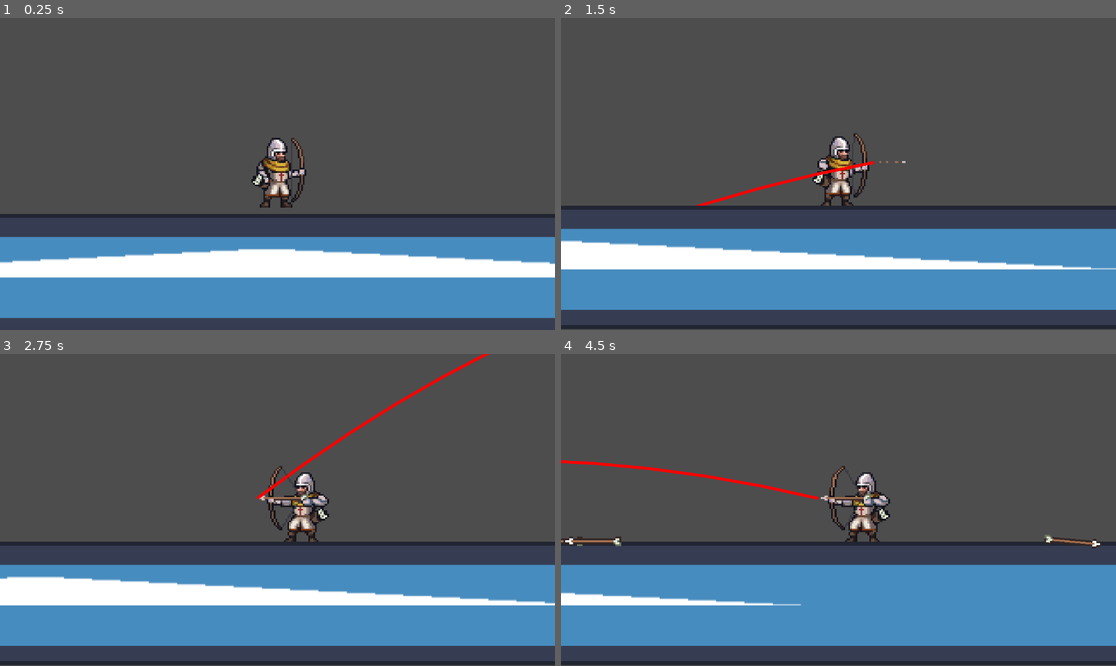
Above: before the commit, frames 1-4 (two rows, left to right).
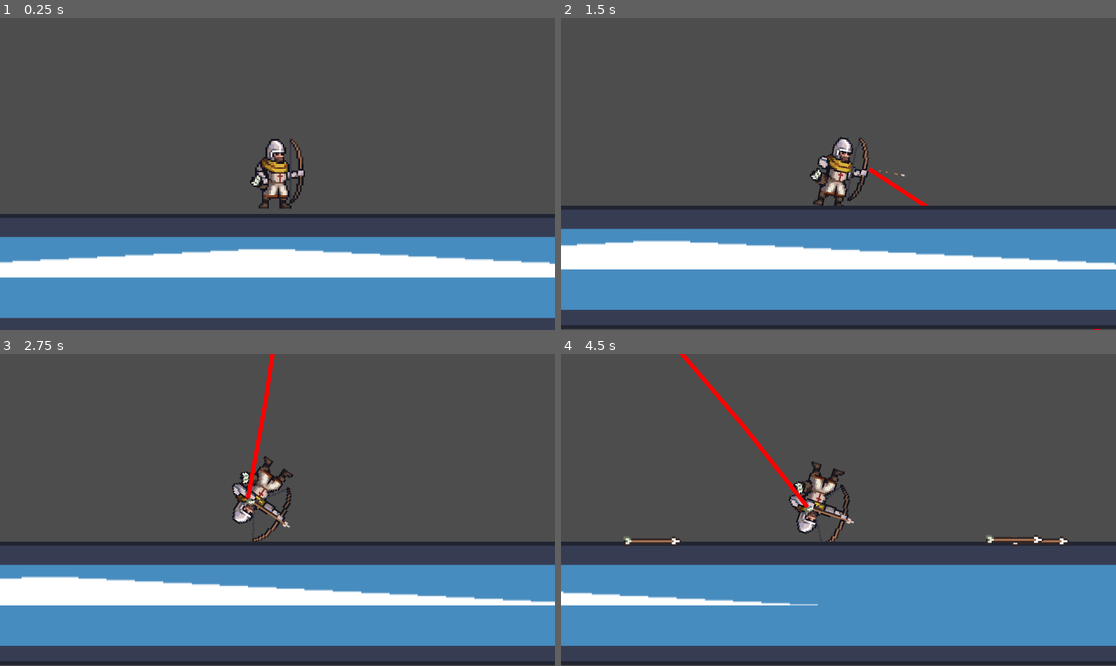
Above: after the commit, the same moments.

Repository: migsob32-kings/migsrealgame11
Game: Godot game, scene res://game.tscn
Same seed, same stepped clock (60 frames per second), same inputs: the game is played once before the commit and once after it. The engine's default icon, where the game draws it, is replaced by a stand-in: a white triangle on a blue panel in a dark square.
Inputs (mouse positions are in pixels of both pictures, inside the frame that each line leads up to):
- Up to frame 1 (0.25 s): no input
- Up to frame 2 (1.5 s): tap Enter (ui_accept) at 0.5 s; move the mouse to (960, 158) at 0.52 s; press the mouse at (960, 158) at 0.53 s; hold D (right) from 0.53 s (still down); tap W (jump) at 0.77, 0.8, 1.07, 1.35 s; move the mouse to (727, 189) at 1.27 s; release the mouse at (727, 189) at 1.28 s
- Up to frame 3 (2.75 s): tap W (jump) at 1.52, 1.82, 2.3 s; click (166, 525) at 1.55 s; move the mouse to (333, 441) at 2.02 s; release D (right) at 2.03 s; press the mouse at (333, 441) at 2.03 s; hold A (left) from 2.03 s (still down)
- Up to frame 4 (4.5 s): move the mouse to (810, 572) at 2.77 s; release A (left) at 2.78 s; release the mouse at (810, 572) at 2.78 s; hold D (right) 2.78-4.28 s; click (810, 572) at 2.85 s; tap W (jump) at 3.02, 3.32, 3.6, 3.77, 4.07 s; move the mouse to (1005, 556) at 3.52 s; click (1005, 556) at 3.67 s; move the mouse to (672, 463) at 4.27 s; hold A (left) from 4.28 s (still down); click (672, 463) at 4.35 s

The runs differ from the first frame. In frame 1, 1.0% of the frame differs, in the area x 45-56%, y 38-62%; in frame 2, 3.7%; in frame 3, 3.6%; in frame 4, 4.2%, in the area x 0-98%, y 0-81%.

Commit message:
v3
archery

Diff:
--- a/migsrealgame11/Scripts/arrow.gd
+++ b/migsrealgame11/Scripts/arrow.gd
@@ -2,7 +2,7 @@
 
 func _ready():
 	gravity_scale = 1.0
-	scale = Vector2(2.0, 2.0)
+	scale = Vector2(1.0, 1.0)
 	contact_monitor = true
 	max_contacts_reported = 1
 
--- a/migsrealgame11/Scripts/player.gd
+++ b/migsrealgame11/Scripts/player.gd
@@ -1,45 +1,87 @@
 extends CharacterBody2D
 
-# Movement constants
+# =========================
+# MOVEMENT
+# =========================
 const SPEED = 300.0
 const JUMP_VELOCITY = -400.0
 
-# Shooting constants
+var gravity = ProjectSettings.get_setting("physics/2d/default_gravity")
+
+# =========================
+# SHOOTING
+# =========================
 const SHOOT_POWER = 1200
-const TRAJECTORY_POINTS = 30
-const BOW_OFFSET_X = 38
-const BOW_OFFSET_Y = -47
-
-var gravity = ProjectSettings.get_setting("physics/2d/default_gravity")
-
-# Timers
+const TRAJECTORY_POINTS = 15
+const TRAJECTORY_WIDTH = 2.5
+
+# AIM LIMITS
+const MAX_AIM_UP = -35
+const MAX_AIM_DOWN = 35
+
+@export var arrow_scene: PackedScene
+
+# =========================
+# TIMERS
+# =========================
 const COYOTE_TIME = 0.1
 var coyote_timer = 0.0
+
 const JUMP_BUFFER_TIME = 0.1
 var jump_buffer_timer = 0.0
 
-# Animation
+# =========================
+# ANIMATION
+# =========================
 var was_on_floor_last_frame = false
 var landing_tween: Tween
 var is_jumping = false
 
-# Shooting
+# =========================
+# SHOOTING STATE
+# =========================
 var is_aiming = false
+var is_firing = false
+
 var trajectory_line: Line2D
-var is_firing = false
-
-@export var arrow_scene: PackedScene
-
+var trajectory_container: Node2D
+
+# =========================
+# READY
+# =========================
 func _ready():
-	trajectory_line = Line2D.new()
-	trajectory_line.width = 3
-	trajectory_line.default_color = Color.RED
-	add_child(trajectory_line)
-	trajectory_line.hide()
-
+
+	var sprite = get_sprite_node()
+
+	if sprite:
+
+		# Create/find trajectory container
+		if sprite.has_node("TrajectoryContainer"):
+			trajectory_container = sprite.get_node("TrajectoryContainer")
+		else:
+			trajectory_container = Node2D.new()
+			trajectory_container.name = "TrajectoryContainer"
+			sprite.add_child(trajectory_container)
+
+		update_trajectory_container_position()
+
+		# Create trajectory line
+		trajectory_line = Line2D.new()
+		trajectory_line.width = TRAJECTORY_WIDTH
+		trajectory_line.default_color = Color.RED
+
+		trajectory_container.add_child(trajectory_line)
+
+		trajectory_line.hide()
+
+# =========================
+# PHYSICS
+# =========================
 func _physics_process(delta):
+
 	var just_landed = is_on_floor() and not was_on_floor_last_frame and velocity.y > 0
 
+	# Gravity
 	if not is_on_floor():
 		velocity.y += gravity * delta
 		coyote_timer -= delta
@@ -53,6 +95,7 @@
 
 	was_on_floor_last_frame = is_on_floor()
 
+	# Jump buffer
 	if Input.is_action_just_pressed("ui_accept"):
 		jump_buffer_timer = JUMP_BUFFER_TIME
 
@@ -60,20 +103,32 @@
 		jump_buffer_timer -= delta
 
 	if jump_buffer_timer > 0 and (is_on_floor() or coyote_timer > 0):
+
 		velocity.y = JUMP_VELOCITY
+
 		jump_buffer_timer = 0.0
 		coyote_timer = 0.0
+
 		is_jumping = true
+
 		play_animation("jump")
 
+	# Movement
 	var direction = Input.get_axis("left", "right")
+
 	if direction != 0:
+
 		velocity.x = direction * SPEED
+
 		flip_sprite(direction)
+
 		if not is_aiming and not is_firing and not is_jumping:
 			play_animation("walk")
+
 	else:
+
 		velocity.x = move_toward(velocity.x, 0, SPEED * delta * 8)
+
 		if not is_aiming and not is_firing and not is_jumping:
 			play_animation("idle")
 
@@ -81,113 +136,264 @@
 
 	move_and_slide()
 
+# =========================
+# SHOOTING
+# =========================
 func handle_shooting(delta):
+
 	if Input.is_action_just_pressed("shoot"):
+
 		is_aiming = true
 		is_firing = true
+
 		update_trajectory()
+
 		trajectory_line.show()
+
 		play_animation("beginfire")
 
 	if Input.is_action_pressed("shoot") and is_aiming:
+
 		var sprite = get_sprite_node()
+
 		if sprite and sprite.animation != "holdfire":
 			play_animation("holdfire")
+
+		look_at_mouse()
+
 		update_trajectory()
 
+		velocity.x *= 0.5
+
 	if Input.is_action_just_released("shoot") and is_aiming:
+
 		play_animation("endfire")
+
 		await get_tree().create_timer(0.3).timeout
+
 		shoot_arrow()
+
 		is_aiming = false
 		is_firing = false
+
 		trajectory_line.hide()
+
+		var sprite = get_sprite_node()
+
+		if sprite:
+			sprite.rotation = 0
+
+		if trajectory_container:
+			trajectory_container.rotation = 0
+
 		var direction = Input.get_axis("left", "right")
+
 		if direction != 0:
 			play_animation("walk")
 		else:
 			play_animation("idle")
 
-func get_bow_position() -> Vector2:
-	var offset_x = BOW_OFFSET_X
-	var sprite = get_sprite_node()
-	if sprite and sprite.flip_h:
-		offset_x = -BOW_OFFSET_X + 18  # Changed from -10 to +5
-	return global_position + Vector2(offset_x, BOW_OFFSET_Y)
-
+# =========================
+# AIMING
+# =========================
+func look_at_mouse():
+
+	var bow_pos = get_bow_position()
+	var mouse_pos = get_global_mouse_position()
+
+	var direction = mouse_pos - bow_pos
+
+	var sprite = get_sprite_node()
+
+	if not sprite:
+		return
+
+	# LOCALIZED AIM ANGLE
+	# This prevents weird flipping/twitching
+	var angle = atan2(direction.y, abs(direction.x))
+
+	# HARD LIMITS
+	var max_up = deg_to_rad(MAX_AIM_UP)
+	var max_down = deg_to_rad(MAX_AIM_DOWN)
+
+	# Clamp aim
+	angle = clamp(angle, max_up, max_down)
+
+	# Apply facing direction
+	if sprite.flip_h:
+		sprite.rotation = PI - angle
+	else:
+		sprite.rotation = angle
+
+	# Rotate trajectory too
+	if trajectory_container:
+		trajectory_container.rotation = sprite.rotation
+
+# =========================
+# TRAJECTORY
+# =========================
 func update_trajectory():
-	var mouse_pos = get_global_mouse_position()
-	var bow_pos = get_bow_position()
-
-	var direction = (mouse_pos - bow_pos).normalized()
+
+	var sprite = get_sprite_node()
+
+	if not sprite:
+		return
+
+	var direction = Vector2.RIGHT.rotated(sprite.rotation)
+
+	direction = direction.normalized()
+
 	var velocity_vector = direction * SHOOT_POWER
 
 	var points = []
+
 	var time_step = 0.05
 
 	for i in range(TRAJECTORY_POINTS):
+
 		var time = i * time_step
-		var x = bow_pos.x + velocity_vector.x * time
-		var y = bow_pos.y + velocity_vector.y * time + 0.5 * gravity * time * time
-		var local_point = to_local(Vector2(x, y))
-		points.append(local_point)
+
+		var x = velocity_vector.x * time
+		var y = velocity_vector.y * time + 0.5 * gravity * time * time
+
+		points.append(Vector2(x, y))
 
 	trajectory_line.points = points
 
+# =========================
+# SHOOT ARROW
+# =========================
 func shoot_arrow():
+
 	if arrow_scene == null:
 		print("ERROR: Arrow scene not set!")
 		return
 
 	var arrow = arrow_scene.instantiate()
+
 	get_parent().add_child(arrow)
 
 	var bow_pos = get_bow_position()
+
 	arrow.global_position = bow_pos
 
-	var mouse_pos = get_global_mouse_position()
-	var direction = (mouse_pos - bow_pos).normalized()
+	var sprite = get_sprite_node()
+
+	if not sprite:
+		return
+
+	var direction = Vector2.RIGHT.rotated(sprite.rotation)
+
+	direction = direction.normalized()
+
 	var velocity_vector = direction * SHOOT_POWER
 
 	arrow.linear_velocity = velocity_vector
+
 	arrow.rotation = direction.angle()
+
 	arrow.add_collision_exception_with(self)
 
+# =========================
+# BOW POSITION
+# =========================
+func get_bow_position() -> Vector2:
+
+	var sprite = get_sprite_node()
+
+	if sprite and sprite.has_node("BowMarker"):
+		return sprite.get_node("BowMarker").global_position
+
+	return global_position
+
+func update_trajectory_container_position():
+
+	var sprite = get_sprite_node()
+
+	if sprite and sprite.has_node("BowMarker") and trajectory_container:
+
+		var bow_marker = sprite.get_node("BowMarker")
+
+		trajectory_container.position = bow_marker.position
+
+# =========================
+# LANDING SQUASH
+# =========================
 func play_landing_squash():
+
 	if landing_tween:
 		landing_tween.kill()
 
 	landing_tween = create_tween()
-	landing_tween.tween_method(set_sprite_scale, Vector2(1, 1), Vector2(1.3, 0.7), 0.1)
-	landing_tween.tween_method(set_sprite_scale, Vector2(1.3, 0.7), Vector2(1, 1), 0.2)
+
+	landing_tween.tween_method(
+		set_sprite_scale,
+		Vector2(1, 1),
+		Vector2(1.3, 0.7),
+		0.1
+	)
+
+	landing_tween.tween_method(
+		set_sprite_scale,
+		Vector2(1.3, 0.7),
+		Vector2(1, 1),
+		0.2
+	)
+
 	landing_tween.set_ease(Tween.EASE_OUT)
 	landing_tween.set_trans(Tween.TRANS_ELASTIC)
 
 func set_sprite_scale(new_scale: Vector2):
-	var sprite = get_sprite_node()
+
+	var sprite = get_sprite_node()
+
 	if sprite:
 		sprite.scale = new_scale
 
+# =========================
+# FLIP SPRITE
+# =========================
 func flip_sprite(direction: float):
-	var sprite = get_sprite_node()
-	if sprite:
-		if direction > 0:
-			sprite.flip_h = false
-		elif direction < 0:
-			sprite.flip_h = true
-
+
+	var sprite = get_sprite_node()
+
+	if not sprite:
+		return
+
+	if direction > 0:
+		sprite.flip_h = false
+
+	elif direction < 0:
+		sprite.flip_h = true
+
+	update_trajectory_container_position()
+
+# =========================
+# ANIMATION
+# =========================
 func play_animation(anim_name: String):
-	var sprite = get_sprite_node()
+
+	var sprite = get_sprite_node()
+
 	if sprite and sprite is AnimatedSprite2D:
+
 		if sprite.animation != anim_name:
 			sprite.play(anim_name)
 
+# =========================
+# GET SPRITE NODE
+# =========================
 func get_sprite_node():
-	if has_node("Sprite2D"):
+
+	if has_node("AnimatedSprite2D"):
+		return $AnimatedSprite2D
+
+	elif has_node("Sprite2D"):
 		return $Sprite2D
-	elif has_node("AnimatedSprite2D"):
-		return $AnimatedSprite2D
+
 	for child in get_children():
-		if child is Sprite2D or child is AnimatedSprite2D:
+
+		if child is AnimatedSprite2D or child is Sprite2D:
 			return child
+
 	return null
--- a/migsrealgame11/scenes/player.tscn
+++ b/migsrealgame11/scenes/player.tscn
@@ -75,19 +75,15 @@
 
 [sub_resource type="AtlasTexture" id="AtlasTexture_ur7pv"]
 atlas = ExtResource("2_qhqgy")
-region = Rect2(0, 256, 64, 64)
+region = Rect2(448, 128, 64, 64)
 
 [sub_resource type="AtlasTexture" id="AtlasTexture_wqfne"]
 atlas = ExtResource("2_qhqgy")
-region = Rect2(64, 256, 64, 64)
+region = Rect2(384, 128, 64, 64)
 
 [sub_resource type="AtlasTexture" id="AtlasTexture_wnwbv"]
 atlas = ExtResource("2_qhqgy")
-region = Rect2(128, 256, 64, 64)
-
-[sub_resource type="AtlasTexture" id="AtlasTexture_gl8cc"]
-atlas = ExtResource("2_qhqgy")
-region = Rect2(0, 192, 64, 64)
+region = Rect2(320, 128, 64, 64)
 
 [sub_resource type="AtlasTexture" id="AtlasTexture_y4r1p"]
 atlas = ExtResource("2_qhqgy")
@@ -203,13 +199,10 @@
 }, {
 "duration": 1.0,
 "texture": SubResource("AtlasTexture_wnwbv")
-}, {
-"duration": 1.0,
-"texture": SubResource("AtlasTexture_gl8cc")
 }],
 "loop": true,
 "name": &"jump",
-"speed": 2.5
+"speed": 10.0
 }, {
 "frames": [{
 "duration": 1.0,
@@ -250,13 +243,18 @@
 arrow_scene = ExtResource("2_dqkch")
 
 [node name="AnimatedSprite2D" type="AnimatedSprite2D" parent="."]
-position = Vector2(65, -50)
+position = Vector2(1, -37)
 scale = Vector2(1.7888, 1.72)
 sprite_frames = SubResource("SpriteFrames_ur7pv")
 animation = &"endfire"
 autoplay = "idle"
-frame_progress = 0.12673
-offset = Vector2(-29, -3)
+offset = Vector2(6, -10)
+
+[node name="BowMarker" type="Marker2D" parent="AnimatedSprite2D"]
+position = Vector2(17.3301, -5.23256)
+
+[node name="TrajectoryContainer" type="Node2D" parent="AnimatedSprite2D"]
+position = Vector2(17.33, -5.233)
 
 [node name="CollisionShape2D" type="CollisionShape2D" parent="."]
 position = Vector2(1, -35)
Not shown: 1 places in migsrealgame11/scenes/player.tscn that only renumber resources
